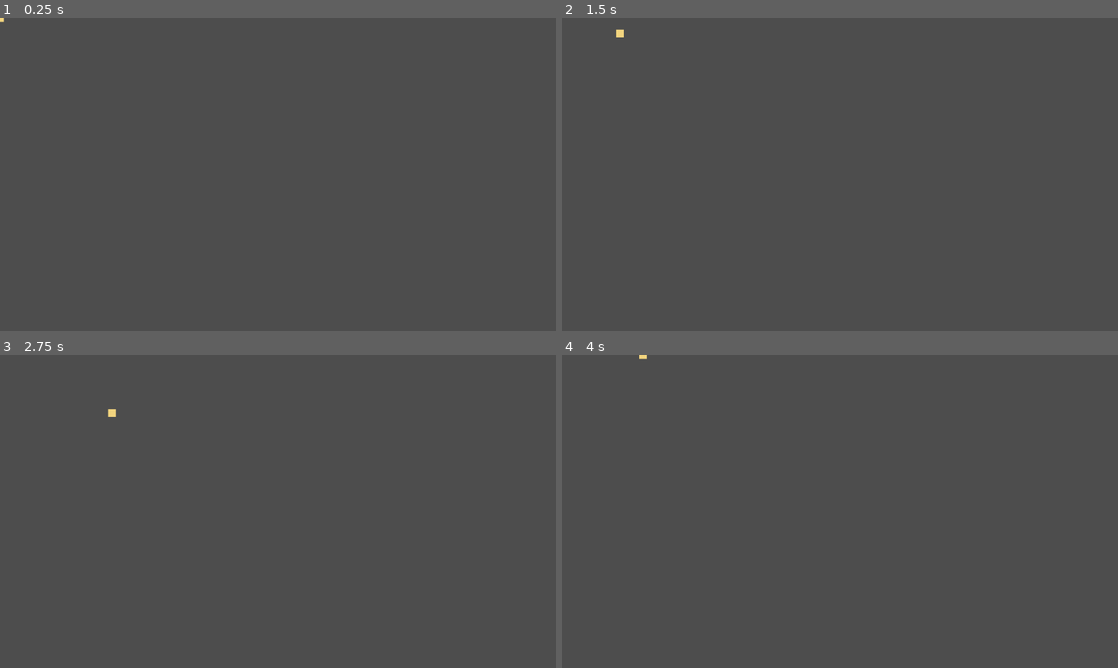
Above: before the commit, frames 1-4 (two rows, left to right).
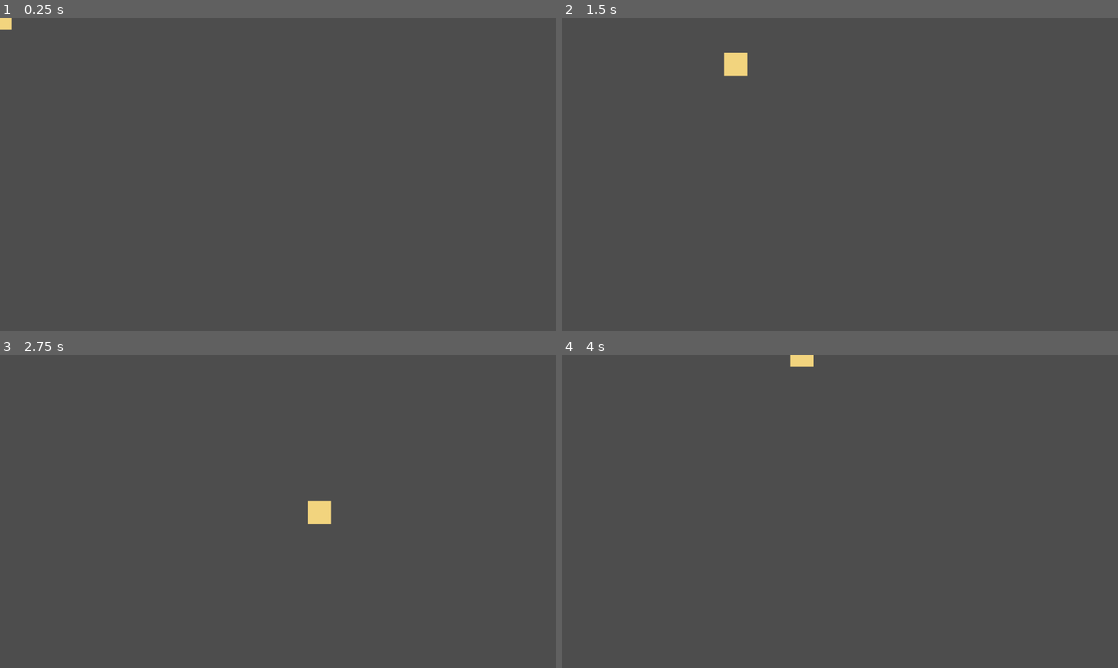
Above: after the commit, the same moments.

Repository: EndlessSummer068/workProject
Game: Godot game, scene res://scenes/levels/level.tscn
Two runs of this game, one before a commit and one after it. Both use one fixed random seed, a clock stepped at 60 frames per second and the inputs below.
Inputs:
- Up to frame 1 (0.25 s): no input
- Up to frame 2 (1.5 s): tap Enter at 0.5 s; hold D (move_right) 0.53-1.28 s; hold S (move_down) from 1.28 s (still down)
- Up to frame 3 (2.75 s): release S (move_down) at 2.03 s; hold D (move_right) from 2.03 s (still down)
- Up to frame 4 (4 s): release D (move_right) at 2.78 s; hold W (move_up) 2.78-3.53 s; hold A (move_left) from 3.53 s (still down)

The runs differ from the first frame. In frame 1, less than 0.1% of the frame differs, in the area x 0-3%, y 0-4%; in frame 2, 0.4%, in the area x 9-34%, y 3-19%; in frame 3, 0.4%; in frame 4, 0.2%.

Commit message:
[P0][L01-P0-02b] Test Arena 白盒测试场景：网格地面、四周围墙、玩家相机（平滑+Limits）

Diff:
--- /dev/null
+++ b/litttleGame/wuwa-knight/scenes/levels/test_arena.tscn
@@ -0,0 +1,62 @@
+[gd_scene load_steps=5 format=3]
+
+[ext_resource type="Script" path="res://scripts/levels/test_arena_grid.gd" id="1_g"]
+[ext_resource type="PackedScene" path="res://scenes/player/player.tscn" id="2_p"]
+
+[sub_resource type="RectangleShape2D" id="RectangleShape2D_h"]
+size = Vector2(1312, 16)
+
+[sub_resource type="RectangleShape2D" id="RectangleShape2D_v"]
+size = Vector2(16, 1472)
+
+[node name="TestArena" type="Node2D"]
+
+[node name="Floor" type="Polygon2D" parent="."]
+color = Color(0.5, 0.5, 0.5, 1)
+polygon = PackedVector2Array(0, 0, 1280, 0, 1280, 720, 0, 720)
+
+[node name="GridLayer" type="Node2D" parent="."]
+script = ExtResource("1_g")
+
+[node name="WallTop" type="StaticBody2D" parent="."]
+position = Vector2(640, -8)
+
+[node name="Shape" type="CollisionShape2D" parent="WallTop"]
+shape = SubResource("RectangleShape2D_h")
+
+[node name="Visual" type="Polygon2D" parent="WallTop"]
+color = Color(1, 1, 1, 1)
+polygon = PackedVector2Array(-656, -8, 656, -8, 656, 8, -656, 8)
+
+[node name="WallBottom" type="StaticBody2D" parent="."]
+position = Vector2(640, 728)
+
+[node name="Shape" type="CollisionShape2D" parent="WallBottom"]
+shape = SubResource("RectangleShape2D_h")
+
+[node name="Visual" type="Polygon2D" parent="WallBottom"]
+color = Color(1, 1, 1, 1)
+polygon = PackedVector2Array(-656, -8, 656, -8, 656, 8, -656, 8)
+
+[node name="WallLeft" type="StaticBody2D" parent="."]
+position = Vector2(-8, 352)
+
+[node name="Shape" type="CollisionShape2D" parent="WallLeft"]
+shape = SubResource("RectangleShape2D_v")
+
+[node name="Visual" type="Polygon2D" parent="WallLeft"]
+color = Color(1, 1, 1, 1)
+polygon = PackedVector2Array(-8, -736, 8, -736, 8, 736, -8, 736)
+
+[node name="WallRight" type="StaticBody2D" parent="."]
+position = Vector2(1288, 352)
+
+[node name="Shape" type="CollisionShape2D" parent="WallRight"]
+shape = SubResource("RectangleShape2D_v")
+
+[node name="Visual" type="Polygon2D" parent="WallRight"]
+color = Color(1, 1, 1, 1)
+polygon = PackedVector2Array(-8, -736, 8, -736, 8, 736, -8, 736)
+
+[node name="Player" parent="." instance=ExtResource("2_p")]
+position = Vector2(640, 360)
--- a/litttleGame/wuwa-knight/scenes/player/player.tscn
+++ b/litttleGame/wuwa-knight/scenes/player/player.tscn
@@ -16,3 +16,11 @@
 [node name="Visual" type="Polygon2D" parent="."]
 color = Color(0.94902, 0.83529, 0.49412, 1)
 polygon = PackedVector2Array(-8, -8, 8, -8, 8, 8, -8, 8)
+
+[node name="Camera2D" type="Camera2D" parent="."]
+zoom = Vector2(3, 3)
+limit_left = 0
+limit_top = 0
+limit_right = 1280
+limit_bottom = 720
+position_smoothing_enabled = true
--- /dev/null
+++ b/litttleGame/wuwa-knight/scripts/levels/test_arena_grid.gd
@@ -0,0 +1,17 @@
+extends Node2D
+## Test Arena 网格层（L01-P0-02b 白盒测试专用）。
+## 以 tile 16px 为间距画网格线（GAME.md §7），不引入任何外部素材。
+
+const ARENA_SIZE := Vector2(1280, 720)
+const TILE := 16  # §7 tile size 16px
+const GRID_COLOR := Color(0.42, 0.42, 0.42)
+
+func _draw() -> void:
+	var x := TILE
+	while x < ARENA_SIZE.x:
+		draw_line(Vector2(x, 0), Vector2(x, ARENA_SIZE.y), GRID_COLOR, 1.0)
+		x += TILE
+	var y := TILE
+	while y < ARENA_SIZE.y:
+		draw_line(Vector2(0, y), Vector2(ARENA_SIZE.x, y), GRID_COLOR, 1.0)
+		y += TILE
--- /dev/null
+++ b/litttleGame/wuwa-knight/tests/test_arena.gd
@@ -0,0 +1,49 @@
+extends SceneTree
+## L01-P0-02b Test Arena 验收测试（BUILD_PLAN.md）：headless 运行。
+## 运行：Godot_v4.7.2 --headless --path <项目> --script res://tests/test_arena.gd
+
+var _fail := false
+
+func _initialize() -> void:
+	_run.call_deferred()
+
+func _run() -> void:
+	var arena: Node = (load("res://scenes/levels/test_arena.tscn") as PackedScene).instantiate()
+	root.add_child(arena)
+	await physics_frame
+	await physics_frame
+	var player := arena.get_node("Player") as CharacterBody2D
+	var cam := player.get_node("Camera2D") as Camera2D
+
+	# CHECK1: 玩家实例位于场景中心 (640,360)
+	_check("CHECK1 center", player.global_position.distance_to(Vector2(640, 360)) < 0.5, "pos=%s" % player.global_position)
+
+	# CHECK2: 相机平滑跟随收敛后，视口中心 = 玩家位置（(640,360)±192/108 在 Limits 内不被钳制）
+	for i in 90:
+		await physics_frame
+	var center := cam.get_screen_center_position()
+	_check("CHECK2 camera_follow", center.distance_to(player.global_position) < 2.0, "center=%s player=%s" % [center, player.global_position])
+
+	# CHECK3: 贴墙阻挡：向右压 420 帧（>7s×160px/s）→ x 停在 ≈1274（墙内缘 1280 - 玩家半宽 6）
+	Input.action_press("move_right")
+	for i in 420:
+		await physics_frame
+	Input.action_release("move_right")
+	_check("CHECK3 wall_block", absf(player.global_position.x - 1274.0) < 1.5, "x=%.2f (期望≈1274)" % player.global_position.x)
+
+	# CHECK4: 相机 Limits 钳制：玩家贴右墙时视口中心 x = limit_right - 半视宽(192) = 1088
+	for i in 90:
+		await physics_frame
+	center = cam.get_screen_center_position()
+	_check("CHECK4 camera_limit", absf(center.x - 1088.0) < 2.0, "center=%s (期望 x≈1088)" % center)
+
+	if _fail:
+		print("RESULT: FAILED")
+		quit(1)
+	else:
+		print("RESULT: ALL PASS")
+		quit(0)
+
+func _check(name: String, ok: bool, detail: String) -> void:
+	print("%s: %s (%s)" % [name, "PASS" if ok else "FAIL", detail])
+	_fail = _fail or not ok
Not shown, added: litttleGame/wuwa-knight/scripts/levels/test_arena_grid.gd.uid
Not shown, added: litttleGame/wuwa-knight/tests/test_arena.gd.uid
Not shown, changed: litttleGame/wuwa-knight/BUILD_PLAN.md
